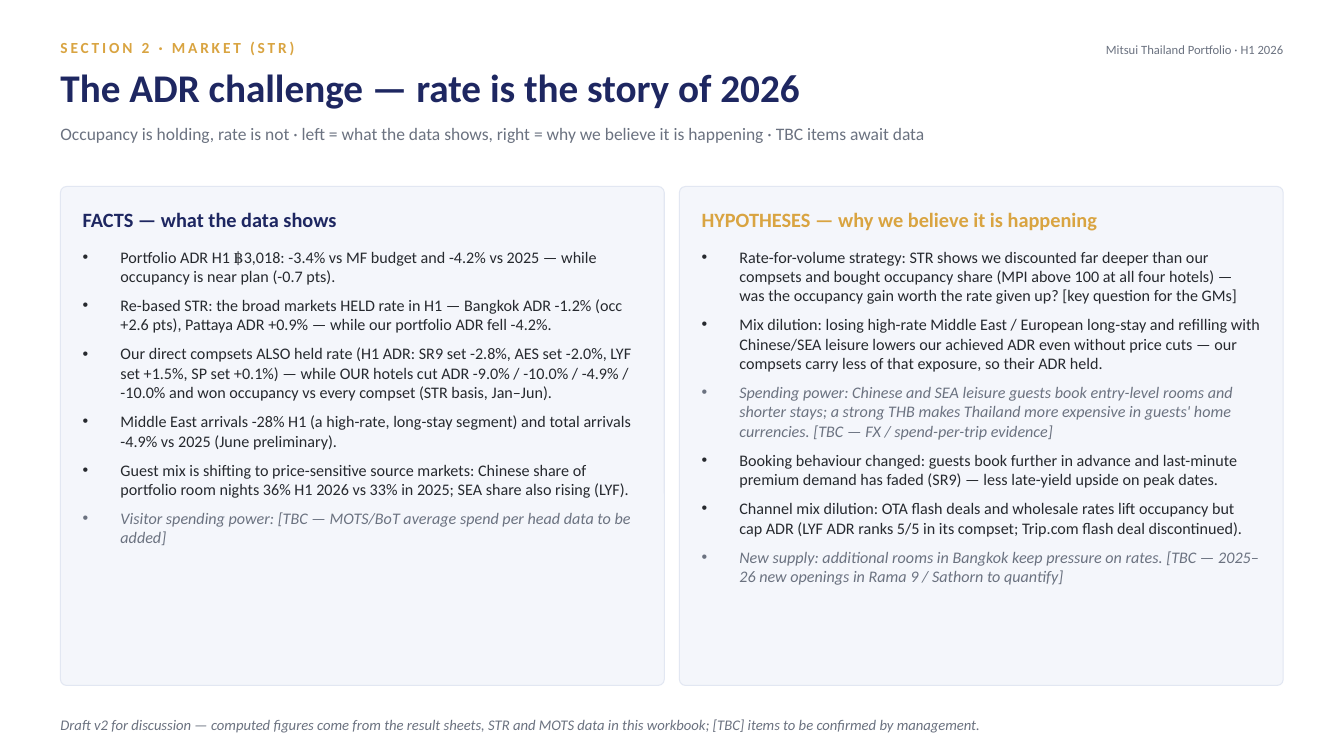
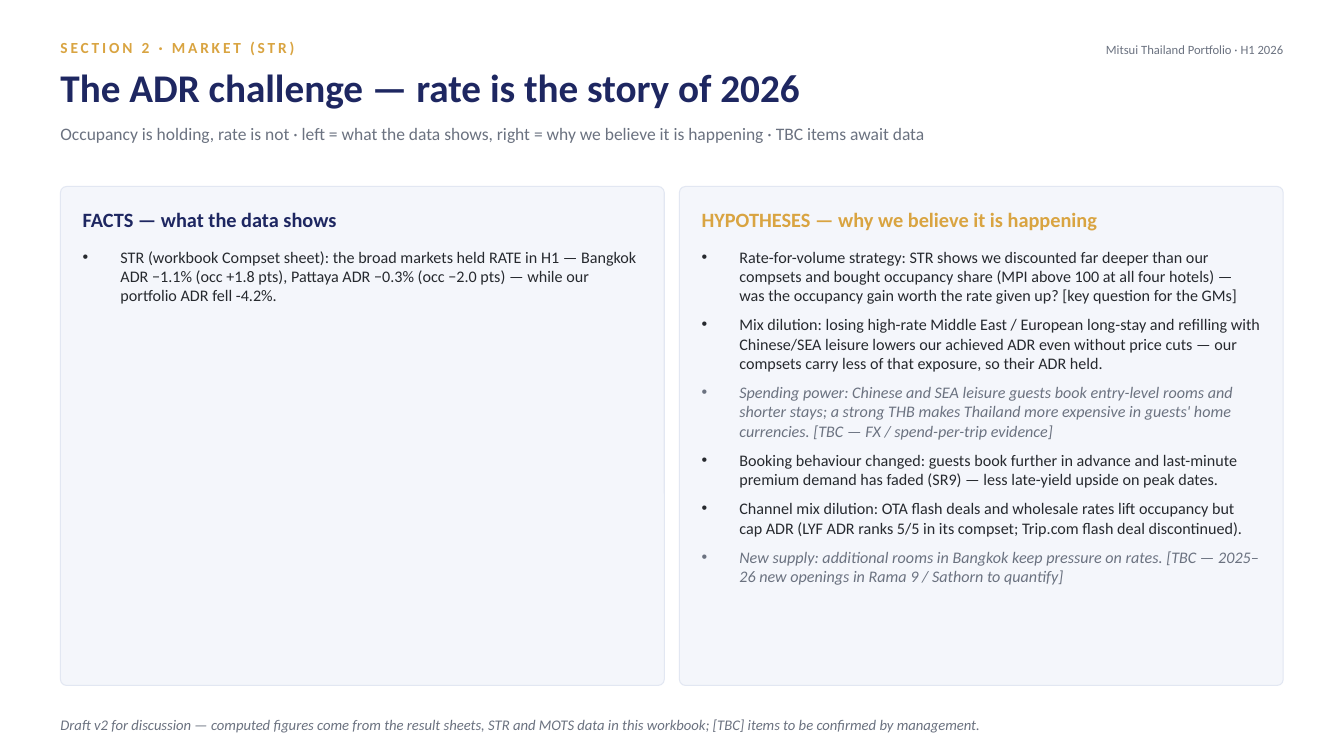
Before and after one commit to Chavin2543/mae-workspace, a slide deck: slide 18 of output/Portfolio_Performance_Report_H1-2026.pptx. Drawn at 1344x756 pixels with LibreOffice and Linux fonts; fonts in the diff are those of the drawing. Boxes give left, top, right and bottom in pixels: in the first picture for what was removed or moved away, otherwise in the second. Text is boxed around its words. In the diff, an @@ line names an element or a change of style, - is before the commit and + after.

```diff
--- a/output/Portfolio_Performance_Report_H1-2026.pptx
+++ b/output/Portfolio_Performance_Report_H1-2026.pptx
@@ text at <box>120,251,636,304</box>: text changed @@
-• Portfolio ADR H1 ฿3,018: -3.4% vs MF budget and -4.2% vs 2025 — while occupancy is near plan (-0.7 pts).
-• Re-based STR: the broad markets HELD rate in H1 — Bangkok ADR -1.2% (occ +2.6 pts), Pattaya ADR +0.9% — while our portfolio ADR fell -4.2%.
-• Our direct compsets ALSO held rate (H1 ADR: SR9 set -2.8%, AES set -2.0%, LYF set +1.5%, SP set +0.1%) — while OUR hotels cut ADR -9.0% / -10.0% / -4.9% / -10.0% and won occupancy vs every compset (STR basis, Jan–Jun).
-• Middle East arrivals -28% H1 (a high-rate, long-stay segment) and total arrivals -4.9% vs 2025 (June preliminary).
-• Guest mix is shifting to price-sensitive source markets: Chinese share of portfolio room nights 36% H1 2026 vs 33% in 2025; SEA share also rising (LYF).
-• Visitor spending power: [TBC — MOTS/BoT average spend per head data to be added]
+• STR (workbook Compset sheet): the broad markets held RATE in H1 — Bangkok ADR −1.1% (occ +1.8 pts), Pattaya ADR −0.3% (occ −2.0 pts) — while our portfolio ADR fell -4.2%.
```
Also in this commit, not shown: 2 other slides changed, 2 slides added, 2 slides removed, 3 other files.
